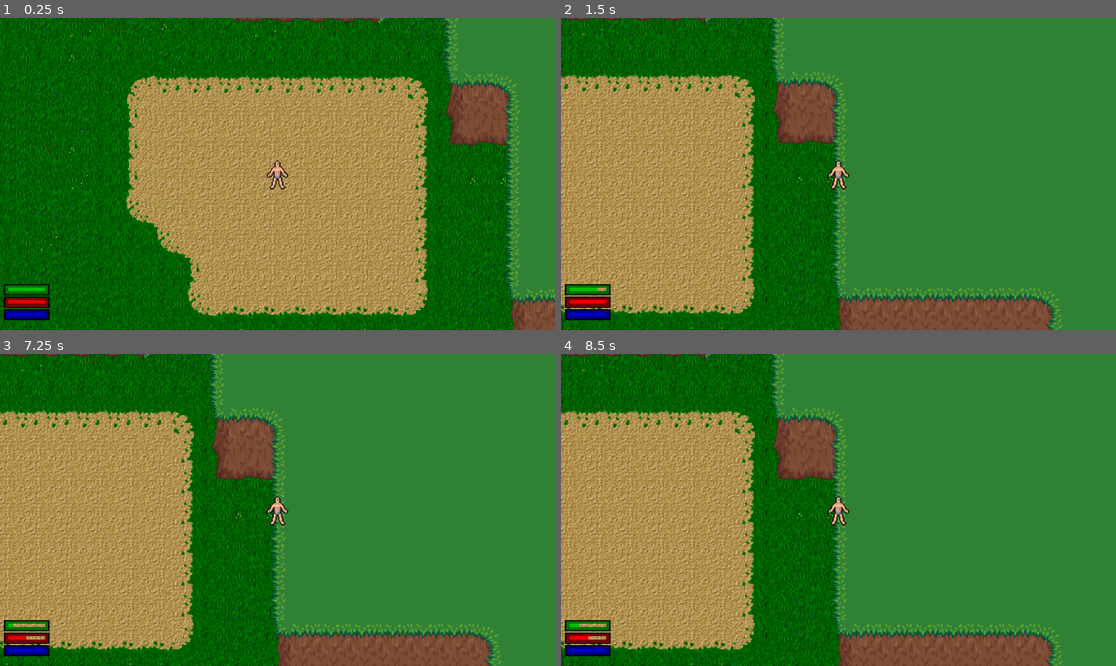
Above: before the commit, frames 1-4 (two rows, left to right).
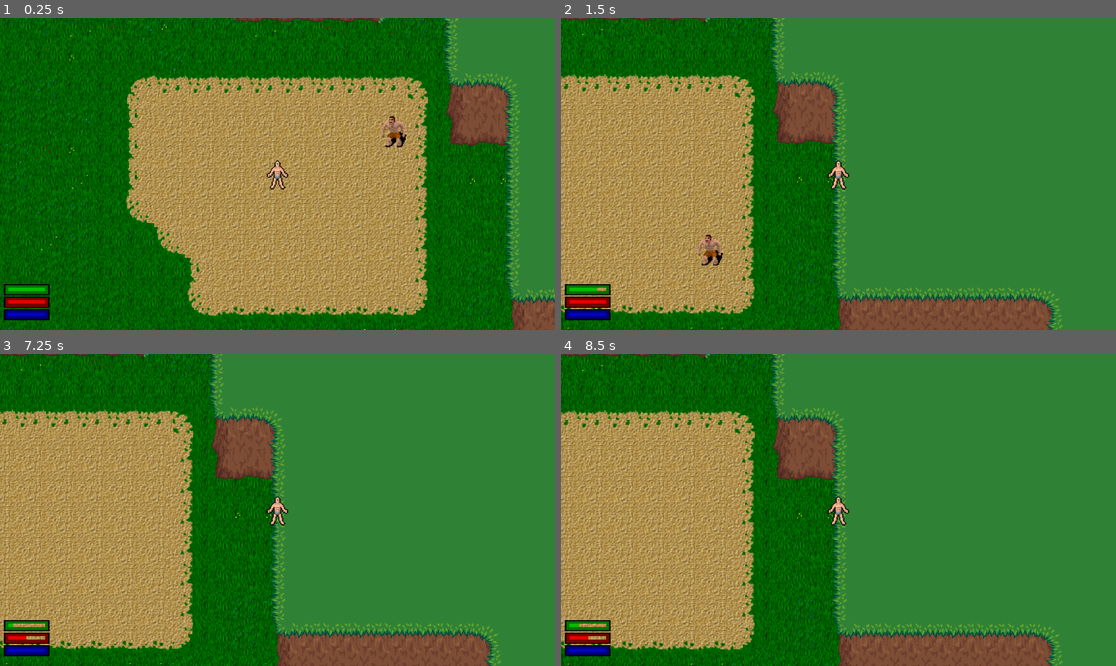
Above: after the commit, the same moments.

Repository: Origier/DungeonsAndDigital
Game: Godot game, scene res://Scenes/test_scene.tscn
The game is run twice, just before and just after one commit, with the same random seed, the same clock (stepped at 60 frames per second) and the same inputs.
Inputs:
- Up to frame 1 (0.25 s): no input
- Up to frame 2 (1.5 s): tap Enter at 0.5 s; hold Right (ui_right) 0.53-1.28 s; tap Space (Dodge Roll) at 0.6 s; hold Down (ui_down) from 1.28 s (still down); tap Shift (Sprint) at 1.35 s
- Up to frame 3 (7.25 s): release Down (ui_down) at 2.03 s; hold Right (ui_right) 2.03-2.78 s; tap ` (Test Key) at 2.1, 4.35, 6.6 s; hold Up (ui_up) 2.78-3.53 s; tap Space (Dodge Roll) at 2.85, 4.25, 5.1, 5.75 s; hold Left (ui_left) 3.53-5.03 s; tap Shift (Sprint) at 3.6, 5.85 s; tap Enter at 5, 6.5 s; hold Down (ui_down) 5.03-5.78 s; hold Right (ui_right) 5.78-6.53 s; hold Up (ui_up) from 6.53 s (still down)
- Up to frame 4 (8.5 s): release Up (ui_up) at 7.28 s; hold Right (ui_right) 7.28-8.03 s; tap Space (Dodge Roll) at 7.35, 8 s; hold Down (ui_down) from 8.03 s (still down); tap Shift (Sprint) at 8.1 s

The runs differ from the first frame. In frame 1, 0.3% of the frame differs, in the area x 68-74%, y 31-42%; in frame 2, 0.3%; in frame 3, 9.5%, in the area x 0-91%, y 0-100%; in frame 4, nothing differs.

Commit message:
feat: added basic enemy with simple random movements and collisions

Diff:
--- /dev/null
+++ b/Game/Scenes/basic_enemy.tscn
@@ -0,0 +1,34 @@
+[gd_scene load_steps=4 format=3 uid="uid://bpxdwm3dr44n0"]
+
+[ext_resource type="Texture2D" uid="uid://btg0bvlrjrrq0" path="res://Sprites/Monsters/hill_giant.png" id="1_4xm8j"]
+[ext_resource type="PackedScene" uid="uid://dr76hdscuxgm7" path="res://Scenes/stat_block.tscn" id="1_hfx63"]
+[ext_resource type="Script" path="res://Scripts/basic_enemy.gd" id="1_x3w1d"]
+
+[node name="BasicEnemy" type="CharacterBody2D"]
+script = ExtResource("1_x3w1d")
+
+[node name="StatBlock" parent="." instance=ExtResource("1_hfx63")]
+starting_health = 50.0
+health_regen_rate = 0.0
+starting_stamina = 50.0
+starting_mana = 0.0
+mana_regen_rate = 0.0
+walking_speed = 15000
+sprint_speed = 25000
+dodge_roll_multiplier = 0
+
+[node name="EnemySprite" type="Sprite2D" parent="."]
+texture = ExtResource("1_4xm8j")
+
+[node name="CollisionPolygon2D" type="CollisionPolygon2D" parent="."]
+polygon = PackedVector2Array(-8, 15, 7, 15, 11, 6, 10, -7, 7, -11, 1, -11, 0, -16, -5, -16, -7, -11, -12, -6, -13, 3)
+
+[node name="TravelDecisionTimer" type="Timer" parent="."]
+one_shot = true
+
+[node name="RandomMovementTimer" type="Timer" parent="."]
+wait_time = 2.0
+one_shot = true
+
+[connection signal="timeout" from="TravelDecisionTimer" to="." method="_on_travel_decision_timer_timeout"]
+[connection signal="timeout" from="RandomMovementTimer" to="." method="_on_random_movement_timer_timeout"]
--- a/Game/Scenes/test_scene.tscn
+++ b/Game/Scenes/test_scene.tscn
@@ -9,11 +9,14 @@
 [ext_resource type="Texture2D" uid="uid://bi322dielo363" path="res://Sprites/UI Stuff/UI_Flat_BarFill01f.png" id="5_3o57r"]
 [ext_resource type="Script" path="res://Scripts/healthbar.gd" id="7_7b20v"]
 [ext_resource type="Script" path="res://Scripts/manabar.gd" id="8_f4wqk"]
+[ext_resource type="PackedScene" uid="uid://bpxdwm3dr44n0" path="res://Scenes/basic_enemy.tscn" id="10_hxq5w"]
 
 [node name="Test Scene" type="Node2D"]
 script = ExtResource("1_vo210")
 
 [node name="Player" parent="." instance=ExtResource("1_fkm6i")]
+z_index = 10
+collision_mask = 2
 
 [node name="PlayerCamera" type="Camera2D" parent="." node_paths=PackedStringArray("player")]
 zoom = Vector2(2, 2)
@@ -98,3 +101,8 @@
 tint_progress = Color(0, 0, 1, 1)
 script = ExtResource("8_f4wqk")
 player = NodePath("../../Player")
+
+[node name="BasicEnemy" parent="." instance=ExtResource("10_hxq5w")]
+position = Vector2(121, -44)
+collision_layer = 4
+collision_mask = 2
--- /dev/null
+++ b/Game/Scripts/basic_enemy.gd
@@ -0,0 +1,34 @@
+extends CharacterBody2D
+
+# Determines randomness
+var rng = RandomNumberGenerator.new()
+
+# Movement controls
+var direction_of_travel := Vector2.ZERO
+var moving = false
+
+func _ready():
+	$TravelDecisionTimer.start()
+
+func _process(delta):
+	velocity = Vector2.ZERO
+	if moving:
+		velocity = $StatBlock.walking_speed * direction_of_travel * delta
+	move_and_slide()
+
+# Decide a random direction to travel
+func _decide_direction_of_travel():
+	var x_dir = rng.randf_range(-1.0, 1.0)
+	var y_dir = rng.randf_range(-1.0, 1.0)
+	direction_of_travel = Vector2(x_dir, y_dir).normalized()
+	moving = true
+	$RandomMovementTimer.start()
+
+# Procs the decision to travel a specific direction
+func _on_travel_decision_timer_timeout():
+	_decide_direction_of_travel()
+
+# Stops the movement from continuing
+func _on_random_movement_timer_timeout():
+	moving = false
+	$TravelDecisionTimer.start()
--- a/Game/Sprites/Tilesets/grass_tiles.tres
+++ b/Game/Sprites/Tilesets/grass_tiles.tres
@@ -424,7 +424,8 @@
 
 [resource]
 tile_size = Vector2i(32, 32)
-physics_layer_0/collision_layer = 1
+physics_layer_0/collision_layer = 2
+physics_layer_0/collision_mask = 0
 physics_layer_0/physics_material = SubResource("PhysicsMaterial_1wbeq")
 terrain_set_0/mode = 0
 terrain_set_0/terrain_0/name = "Cliff"
--- a/Game/project.godot
+++ b/Game/project.godot
@@ -65,6 +65,12 @@
 ]
 }
 
+[layer_names]
+
+2d_physics/layer_1="Player"
+2d_physics/layer_2="Walls"
+2d_physics/layer_3="Enemies"
+
 [rendering]
 
 textures/canvas_textures/default_texture_filter=0
Not shown: 1 places in Game/Scenes/test_scene.tscn that only renumber resources
Binary file added: Game/Sprites/Monsters/hill_giant.png
Not shown, added: Game/Sprites/Monsters/hill_giant.png.import
